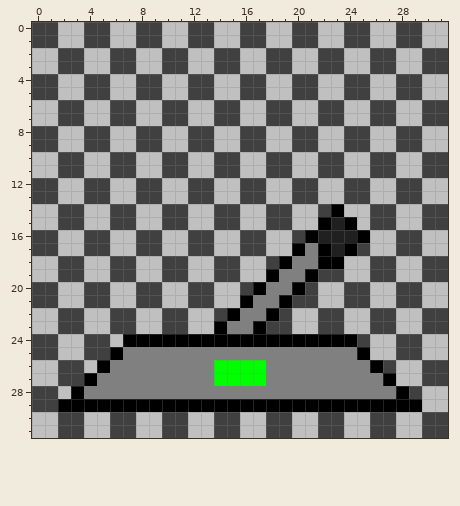
Two versions of one pixel-art sprite, core/assets/power-on.png. Above is the file before it was changed.
The file is 32x32 pixels. Colours within 5 levels of each other are drawn and written as one.
Once edited:
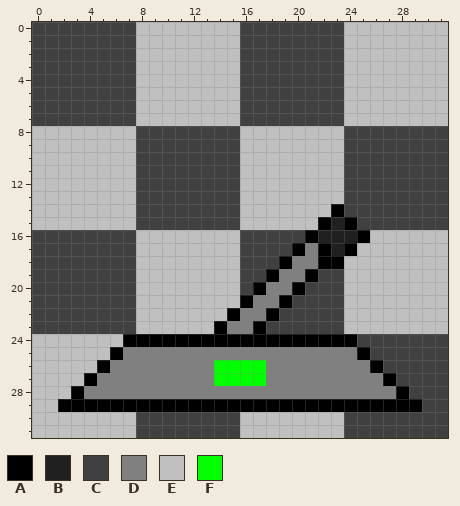
Palette (. is transparent): A #000000  B #202020  C #404040  D #808080  E #c0c0c0  F #00ff00
Difference:
The author changed colour E to colour C in rows 0 to 1 at x 2 to 3, 6 to 7, 18 to 19 and 22 to 23; in rows 2 to 3 at x 0 to 1, 4 to 5, 16 to 17 and 20 to 21; in rows 4 to 5 at x 2 to 3, 6 to 7, 18 to 19 and 22 to 23; in rows 6 to 7 at x 0 to 1, 4 to 5, 16 to 17 and 20 to 21; in rows 8 to 9 at x 10 to 11, 14 to 15, 26 to 27 and 30 to 31; in rows 10 to 11 at x 8 to 9, 12 to 13, 24 to 25 and 28 to 29.
The author changed colour E to colour C in rows 12 to 13 at x 10 to 11, 14 to 15, 26 to 27 and 30 to 31; in row 14 at x 8 to 9, 12 to 13, 24 to 25 and 28 to 29; in row 15 at x 8 to 9, 12 to 13, 25 and 28 to 29; in rows 16 to 17 at x 2 to 3, 6 to 7 and 18 to 19; in rows 18 to 19 at x 0 to 1, 4 to 5 and 16 to 17; in rows 20 to 21 at x 2 to 3, 6 to 7 and 22 to 23.
The author changed colour E to colour C in rows 22 to 23 at x 0 to 1, 4 to 5 and 20 to 21; in rows 24 to 25 at x 26 to 27 and 30 to 31; in rows 26 to 27 at x 28 to 29; in rows 28 to 29 at x 30 to 31; in rows 30 to 31 at x 8 to 9, 12 to 13, 24 to 25 and 28 to 29.
The author changed colour C to colour E in rows 0 to 1 at x 8 to 9, 12 to 13, 24 to 25 and 28 to 29; in rows 2 to 3 at x 10 to 11, 14 to 15, 26 to 27 and 30 to 31; in rows 4 to 5 at x 8 to 9, 12 to 13, 24 to 25 and 28 to 29; in rows 6 to 7 at x 10 to 11, 14 to 15, 26 to 27 and 30 to 31; in rows 8 to 9 at x 0 to 1, 4 to 5, 16 to 17 and 20 to 21; in rows 10 to 11 at x 2 to 3, 6 to 7, 18 to 19 and 22 to 23.
The author changed colour C to colour E in rows 12 to 13 at x 0 to 1, 4 to 5, 16 to 17 and 20 to 21; in row 14 at x 2 to 3, 6 to 7, 18 to 19 and 22; in row 15 at x 2 to 3, 6 to 7 and 18 to 19; in row 16 at x 8 to 9, 12 to 13 and 28 to 29; in row 17 at x 8 to 9, 12 to 13, 25 and 28 to 29; in rows 18 to 19 at x 10 to 11, 14 to 15, 26 to 27 and 30 to 31.
The author changed colour C to colour E in rows 20 to 21 at x 8 to 9, 12 to 13, 24 to 25 and 28 to 29; in row 22 at x 10 to 11, 14, 26 to 27 and 30 to 31; in row 23 at x 10 to 11, 26 to 27 and 30 to 31; in rows 24 to 25 at x 0 to 1 and 4 to 5; in rows 26 to 27 at x 2 to 3; in rows 28 to 29 at x 0 to 1.
The author changed colour C to colour E in rows 30 to 31 at x 2 to 3, 6 to 7, 18 to 19 and 22 to 23.
Where, in picture pixels (left, top, right, bottom), the same in both pictures:
changed: (32, 22, 448, 438)
